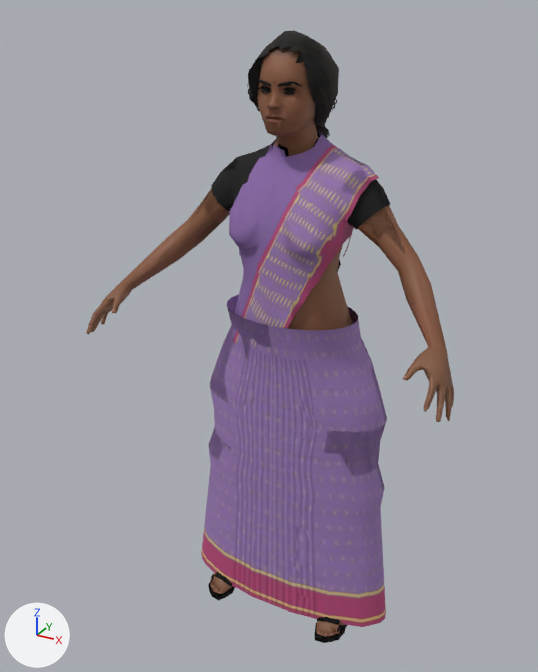
Renders of the glTF model godot-chennai/assets/people/middle_aged_woman.glb from each side of a commit.
Both versions are drawn from a camera (50 mm lens) standing at (0.817, -1.658, 1.643) and looking at (-0.044, -0.093, 0.861). Arrows for +X, +Y and +Z are at lower left; the lights stay in place. The older version comes first. Vertices at exactly the same position are counted once.

The scene before the commit, as lines of its bpy script (objects in view):
```python
me_body = bpy.data.meshes.new('Body')
me_body.from_pydata(...)  # 5687 vertices, 8202 faces; spans x -0.49..0.49, y -0.32..0.11, z 0.0..1.6
# faces by material slot: [2668, 5534]
me_body.materials.append(mat_skin)  # picture img_middle_aged_woman_skin
me_body.materials.append(mat_outfit)
me_body_lod1 = bpy.data.meshes.new('Body_LOD1')
me_body_lod1.from_pydata(...)  # 2638 vertices, 3386 faces; spans x -0.49..0.49, y -0.32..0.11, z 0.0..1.6
# faces by material slot: [1046, 2340]
me_body_lod1.materials.append(mat_skin)  # picture img_middle_aged_woman_skin
me_body_lod1.materials.append(mat_outfit)
ob_body = bpy.data.objects.new('Body', me_body)
ob_body.location = (0.0, 0.0, 0.0)
ob_body_lod1 = bpy.data.objects.new('Body_LOD1', me_body_lod1)
ob_body_lod1.location = (0.0, 0.0, 0.0)
```
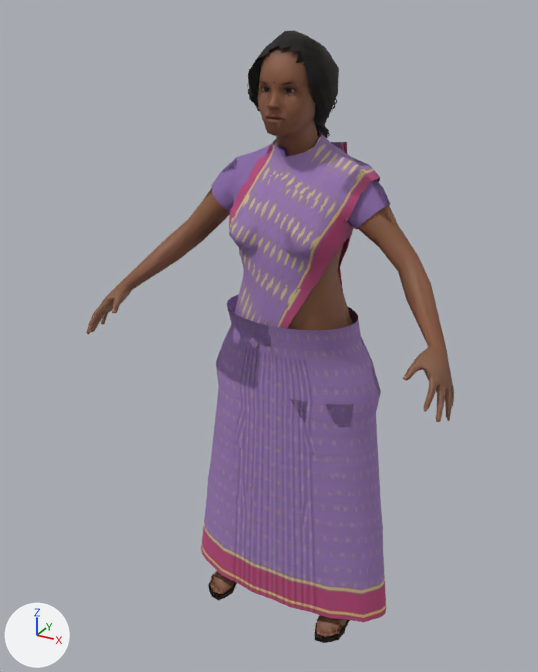
The edits, one by one:
me_body is used by ob_body; location (0.0, 0.0, 0.0).
me_body had 5687 vertices, 8202 faces and spanned x -0.49..0.49, y -0.32..0.11, z 0.0..1.6.
me_body now has 5719 vertices, 8244 faces and spans x -0.49..0.49, y -0.32..0.12, z 0.0..1.6.
me_body part 1: a new loose piece of 32 vertices spanning x -0.21..0.09, y 0.03..0.12, z 0.63..1.34, in mat_outfit.
me_body part 2: 320 vertices moved from x -0.31..0.31, y -0.16..0.1, z 0.02..0.65 to x -0.31..0.31, y -0.16..0.1, z 0.05..0.66.
me_body part 3: 1702 kept faces spanning x -0.24..0.24, y -0.2..0.1, z 0.0..1.5 get new texture (UV) coordinates.
me_body_lod1 is used by ob_body_lod1; location (0.0, 0.0, 0.0).
me_body_lod1 had 2638 vertices, 3386 faces and spanned x -0.49..0.49, y -0.32..0.11, z 0.0..1.6.
me_body_lod1 now has 2643 vertices, 3384 faces and spans x -0.49..0.49, y -0.32..0.12, z 0.0..1.6.
me_body_lod1 part 4: 50 vertices moved from x -0.27..0.26, y -0.15..0.1, z 0.03..1.41 to x -0.28..0.28, y -0.15..0.1, z 0.03..1.41; 165 vertices removed from x -0.31..0.31, y -0.16..0.09, z 0.02..1.41; 143 vertices added at x -0.31..0.31, y -0.16..0.09, z 0.04..1.41.
me_body_lod1 part 5: 778 kept faces spanning x -0.28..0.24, y -0.2..0.11, z 0.0..1.5 get new texture (UV) coordinates.
Other edits to the shape of me_body_lod1 do not show in these pictures.

Where the change shows, as pixel boxes [x1, y1, x2, y2] in the pictures (538 x 672 px; the box of a moved part takes in the faces that stretch with it):
part 1 of me_body, added (mostly hidden)
    after: [331, 142, 347, 290]
part 2 of me_body, moved or reshaped
    before: [201, 365, 387, 627]
    after: [201, 366, 386, 622]
part 3 of me_body, surface changed
    both: [209, 81, 391, 643]
part 4 of me_body_lod1, moved or reshaped
    before: [185, 202, 413, 627]
    after: [172, 202, 414, 622]
part 5 of me_body_lod1, surface changed
    both: [211, 83, 385, 643]
